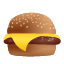
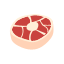
The second (64, 64) image is a revision of the first. Changes to its layers:
renamed "Layer 3" to "sesame", hid it over [8, 13, 55, 30]
renamed "Layer 2" to "cheese", hid it over [3, 33, 61, 52]
hid "reflection" over [3, 36, 61, 45]
hid "meat light copy" over [3, 35, 61, 45]
hid "meat copy" over [3, 35, 61, 45]
hid "bum bottom shadow" over [7, 43, 57, 57]
hid "bum light" over [7, 12, 57, 57]
hid "bum base" over [7, 12, 57, 57]
added layer "Layer 12" (76%) above "Layer 13" over [9, 14, 54, 50]
added layer "Layer 13" above "Layer 10" over [9, 14, 54, 50]
